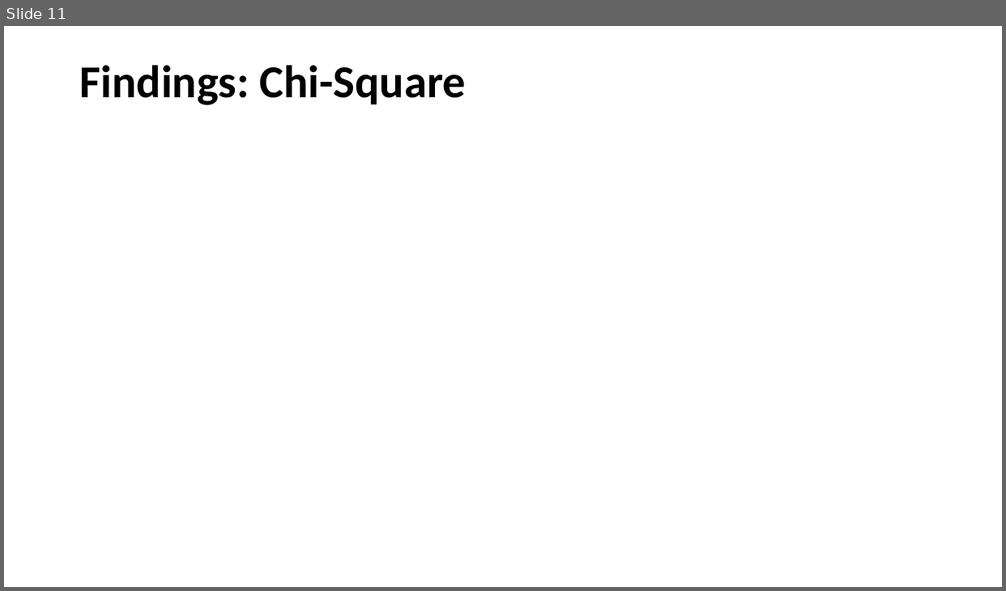
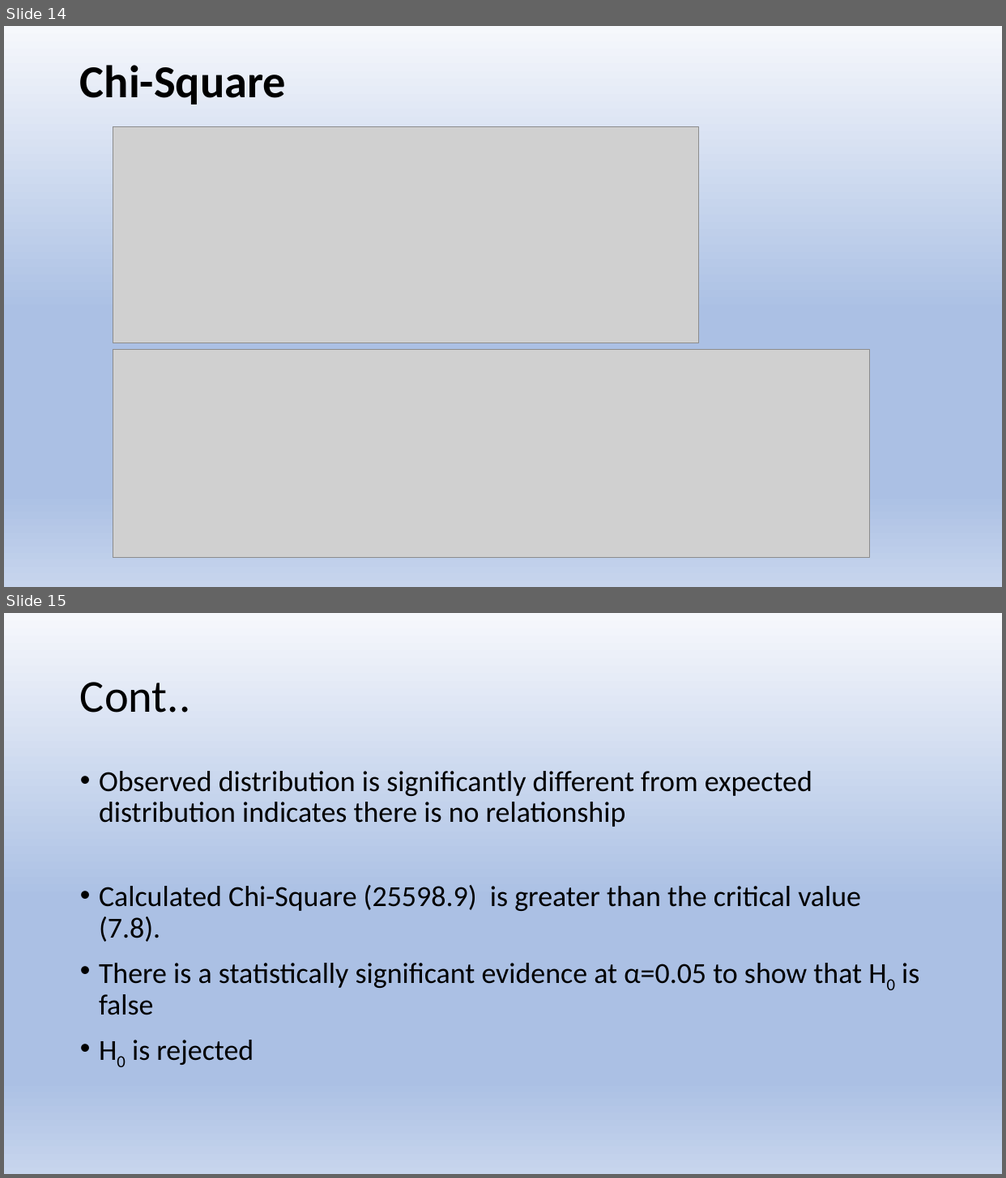
Before and after one commit to chele0630/Team3_Project1, a slide deck: Citation_Py_PPT.pptx. Shown one above the other, each under a label of ours: slide 11 before the commit, slides 14 and 15 after it. The pictures are 1006x591 and 1006x1178 pixels, drawn with LibreOffice and Linux fonts; fonts in the diff are those of the drawing; grey boxes stand for pictures. Boxes give left, top, right and bottom in pixels: in the first picture for what was removed or moved away, otherwise in the second. Text is boxed around its words. In the diff, an @@ line names an element or a change of style, - is before the commit and + after.

```diff
--- a/Citation_Py_PPT.pptx
+++ b/Citation_Py_PPT.pptx
@@ slide 15 added at (x1=4, y1=613, x2=1002, y2=1174), background gradient #F6F8FC to #ABC0E4 to #C7D5ED @@
@@ title added at (x1=80, y1=682, x2=190, y2=713), 44 pt, text #000000 @@
+Cont..
@@ text added at (x1=99, y1=771, x2=919, y2=1065), 28 pt, text #000000 @@
+• Observed distribution is significantly different from expected distribution indicates there is no relationship
+• Calculated Chi-Square (25598.9) is greater than the critical value (7.8).
+• There is a statistically significant evidence at α=0.05 to show that H0 is false
+• H0 is rejected
@@ what was slide 11 is now slide 14 @@
@@ slide 14 changed as well @@
@@ background #FFFFFF to gradient #F6F8FC to #ABC0E4 to #C7D5ED @@
@@ title at (x1=80, y1=65, x2=286, y2=105): text changed @@
-Findings: Chi-Square
+Chi-Square
@@ picture added at (x1=113, y1=127, x2=699, y2=344) @@
@@ picture added at (x1=113, y1=349, x2=870, y2=557) @@
```
Also in this commit, not shown: 8 other slides changed, 11 other slides added, 8 slides removed.
